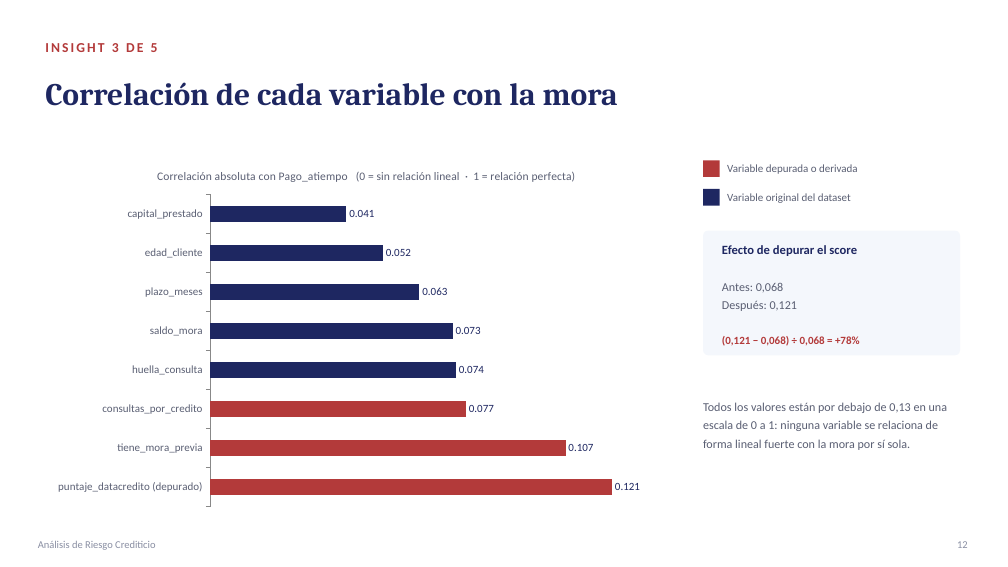
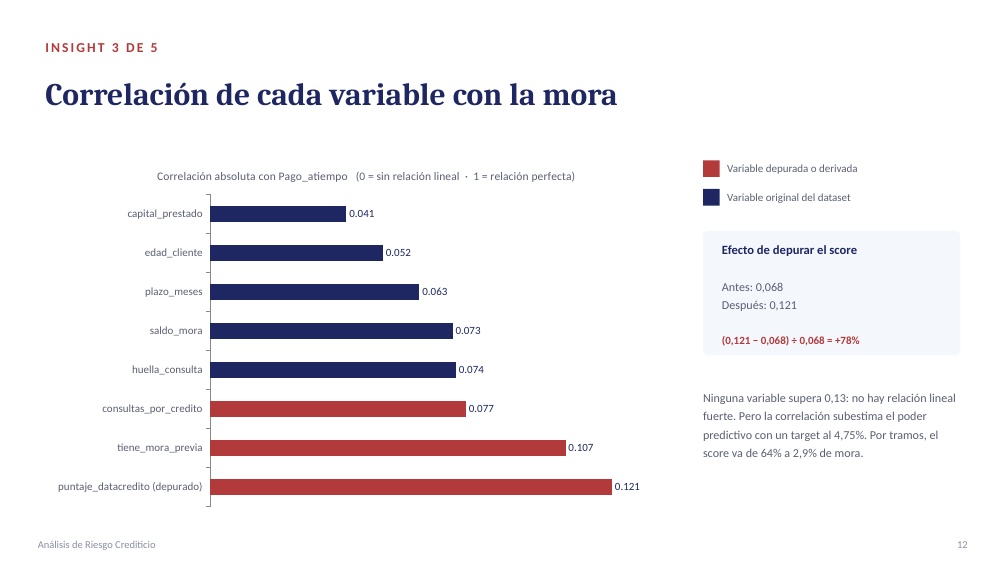
Before and after one commit to papiarcacamilo/MLOPS_CURSE, a slide deck: slide 12 of PRESENTACION.pptx. Drawn at 1008x567 pixels with LibreOffice and Linux fonts; fonts in the diff are those of the drawing. Boxes give left, top, right and bottom in pixels: in the first picture for what was removed or moved away, otherwise in the second. Text is boxed around its words. In the diff, an @@ line names an element or a change of style, - is before the commit and + after.

```diff
--- a/PRESENTACION.pptx
+++ b/PRESENTACION.pptx
@@ text at [703,393,955,458]: text changed @@
-Todos los valores están por debajo de 0,13 en una escala de 0 a 1: ninguna variable se relaciona de forma lineal fuerte con la mora por sí sola.
+Ninguna variable supera 0,13: no hay relación lineal fuerte. Pero la correlación subestima el poder predictivo con un target al 4,75%. Por tramos, el score va de 64% a 2,9% de mora.
```
Also in this commit, not shown: 4 other slides changed, 3 other files.
